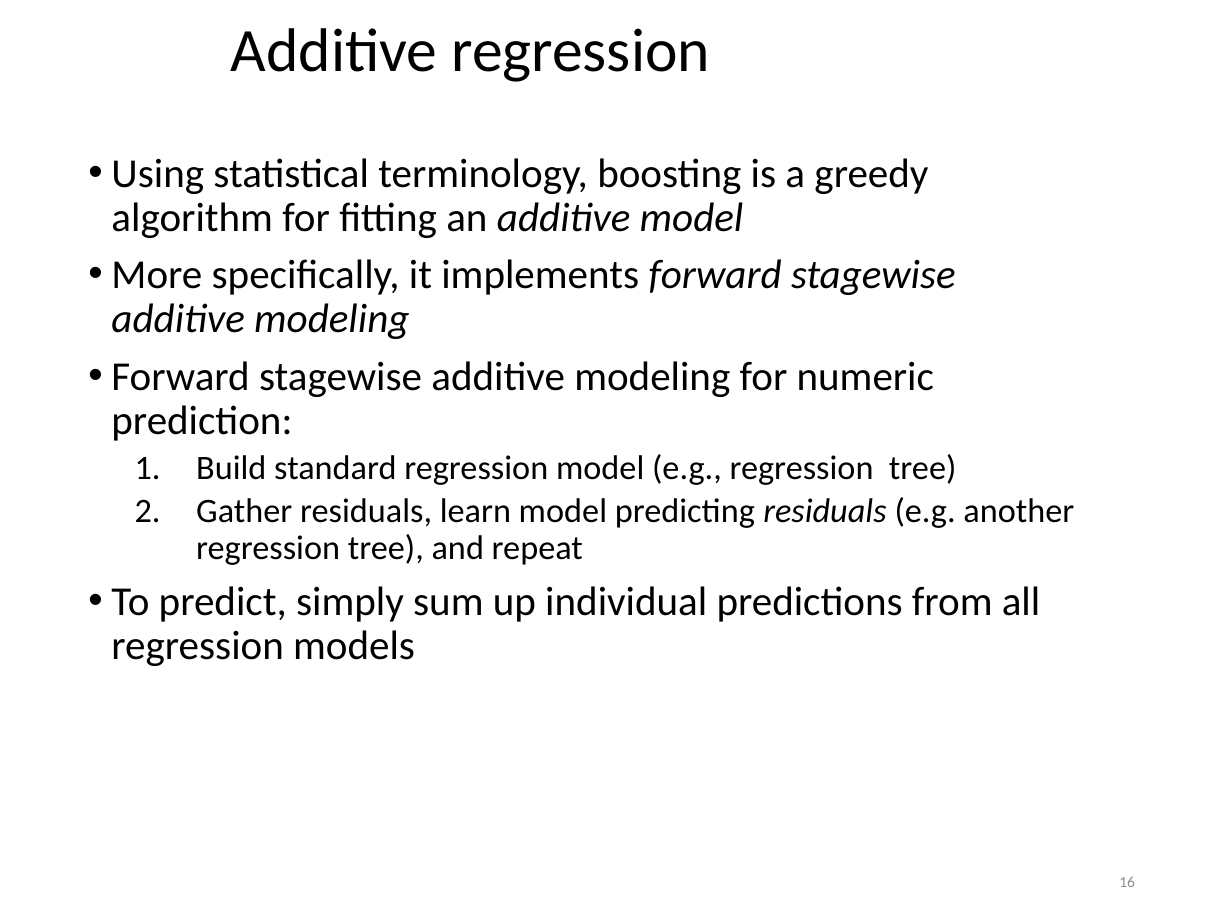
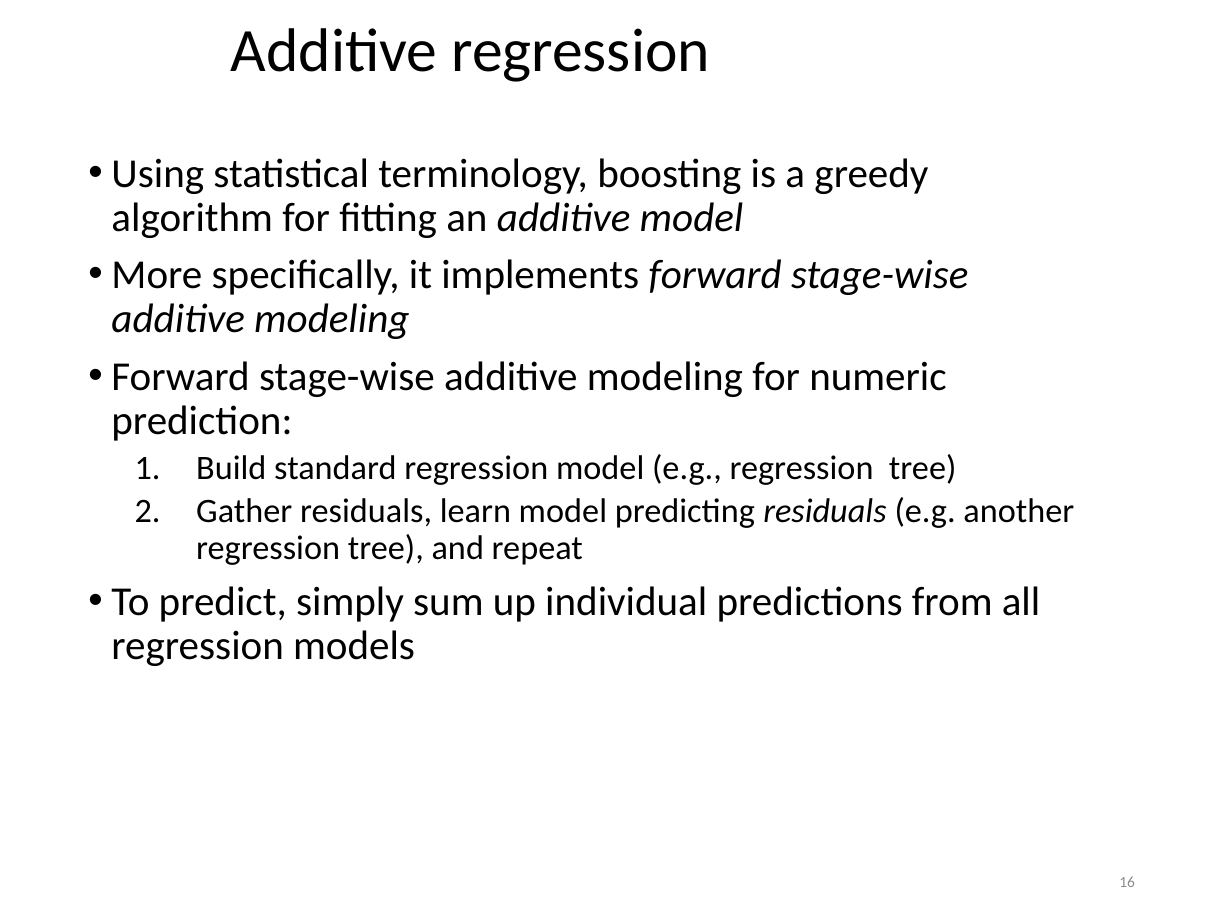
Before and after one commit to khaledmrasheed/khaledmrasheed.github.io, a slide deck: slide 16 of DMcourse/Chapter12.pptx. Drawn at 1232x924 pixels with LibreOffice and Linux fonts; fonts in the diff are those of the drawing. Boxes give left, top, right and bottom in pixels: in the first picture for what was removed or moved away, otherwise in the second. Text is boxed around its words. In the diff, an @@ line names an element or a change of style, - is before the commit and + after.

```diff
--- a/DMcourse/Chapter12.pptx
+++ b/DMcourse/Chapter12.pptx
@@ text at box(111, 259, 968, 441): text changed @@
-• More specifically, it implements forward stagewise additive modeling
-• Forward stagewise additive modeling for numeric prediction:
+• More specifically, it implements forward stage-wise additive modeling
+• Forward stage-wise additive modeling for numeric prediction:
```
Also in this commit, not shown: 5 other slides changed.
